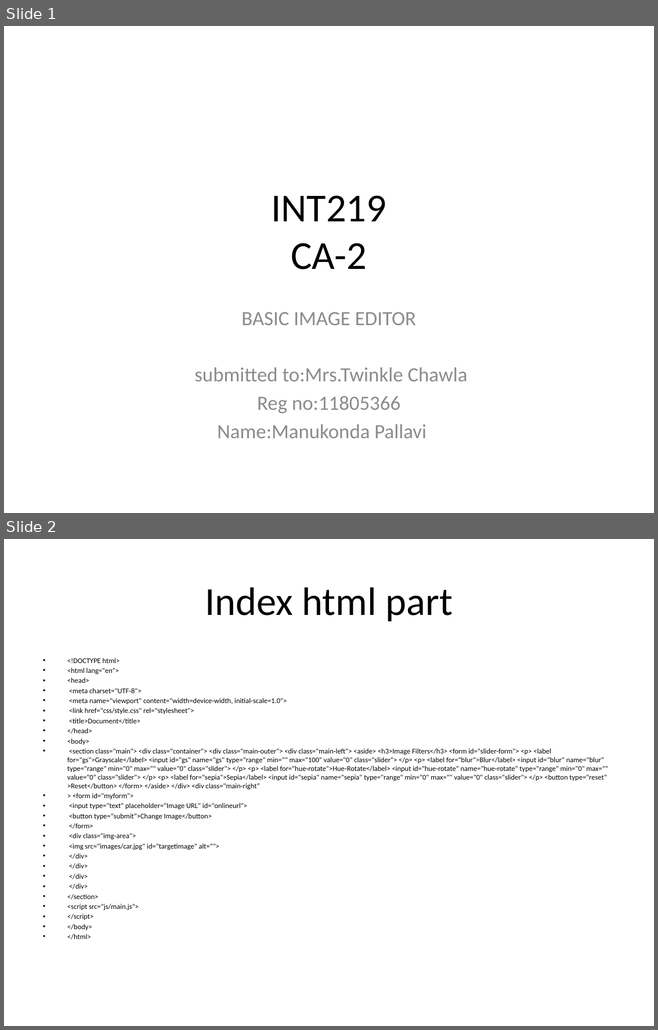
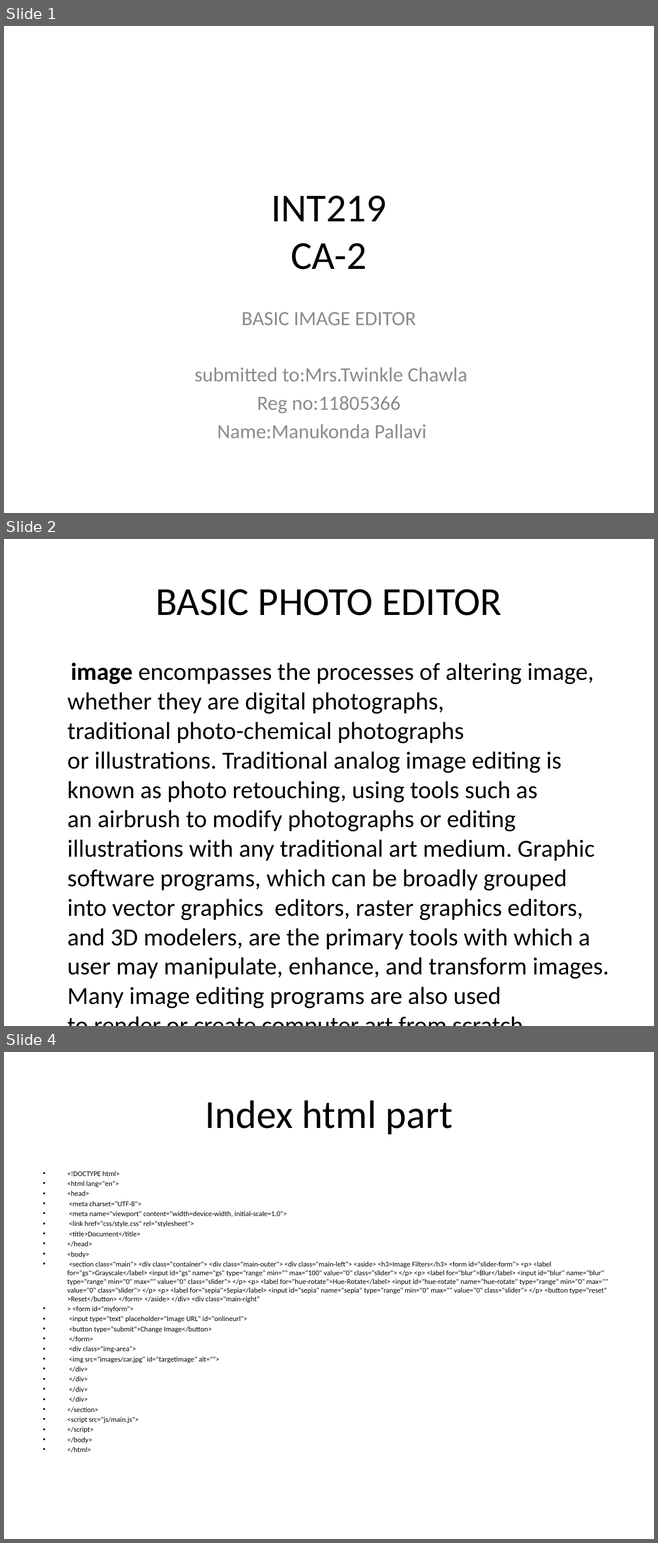
Before and after one commit to manukondapallavi/INT219-1, a slide deck: int219 report.pptx. Shown one above the other, each under a label of ours: slides 1 and 2 before the commit, slides 1, 2 and 4 after it; the slides between them are not shown. The pictures are 658x1030 and 658x1543 pixels, drawn with LibreOffice and Linux fonts; fonts in the diff are those of the drawing. Boxes give left, top, right and bottom in pixels: in the first picture for what was removed or moved away, otherwise in the second. Text is boxed around its words. In the diff, an @@ line names an element or a change of style, - is before the commit and + after.

```diff
--- a/int219 report.pptx
+++ b/int219 report.pptx
@@ slide 2 added at bbox=[4, 539, 654, 1026], background #FFFFFF @@
@@ title added at bbox=[155, 589, 502, 616], 44 pt, text #000000 @@
+BASIC PHOTO EDITOR
@@ text added at bbox=[67, 663, 609, 1009], 27.2 pt, text #000000 @@
+image encompasses the processes of altering image, whether they are digital photographs, traditional photo-chemical photographs or illustrations. Traditional analog image editing is known as photo retouching, using tools such as an airbrush to modify photographs or editing illustrations with any traditional art medium. Graphic software programs, which can be broadly grouped into vector graphics editors, raster graphics editors, and 3D modelers, are the primary tools with which a user may manipulate, enhance, and transform images. Many image editing programs are also used to render or create computer art from scratch.
@@ what was slide 2 is now slide 4 @@
```
Also in this commit, not shown: 2 slides changed, 4 other slides added, 1 slide removed.
